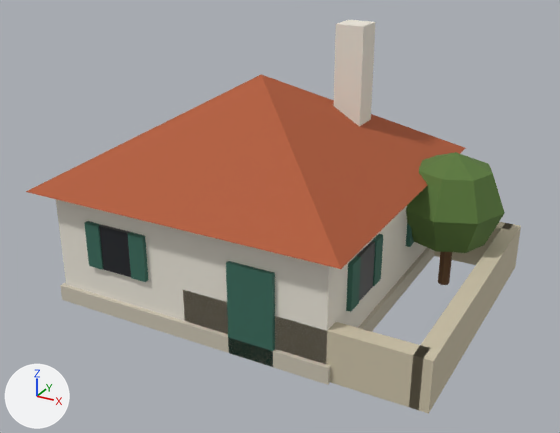
Two versions of the glTF model game/models/biome2/a19_house_8.glb, one commit apart.
Camera for both pictures: a 50 mm camera at (0.94, -1.615, 0.985) aimed at (0.091, -0.071, 0.213). Every picture has the same lights, and +X, +Y and +Z are marked at lower left. The first picture is the older version. Vertices at exactly the same position are counted once.

The scene before the commit, as lines of its bpy script (objects in view):
```python
me_block = bpy.data.meshes.new('block')
me_block.from_pydata(...)  # 243 vertices, 374 faces; spans x -0.409..0.591, y -0.409..0.409, z 0.0..0.659
# faces by material slot: [24, 12, 72, 156, 6, 36, 48, 20]
me_block.materials.append(mat_fh_wall_0)  # white #ede8db
me_block.materials.append(mat_fh_trim)  # light grey #ccc4b3
me_block.materials.append(mat_fh_window)  # black #1f2126
me_block.materials.append(mat_fh_shutter_0)  # dark green #386b5c
me_block.materials.append(mat_fh_tile)  # orange #b35c38
me_block.materials.append(mat_fh_stone)  # beige #ccc2a8
me_block.materials.append(mat_fh_vine)  # dark green #5c7a3d
me_block.materials.append(mat_fh_wood)  # brown #735438
ob_body = bpy.data.objects.new('body', me_block)
ob_body.location = (0.0, 0.0, 0.0)
```
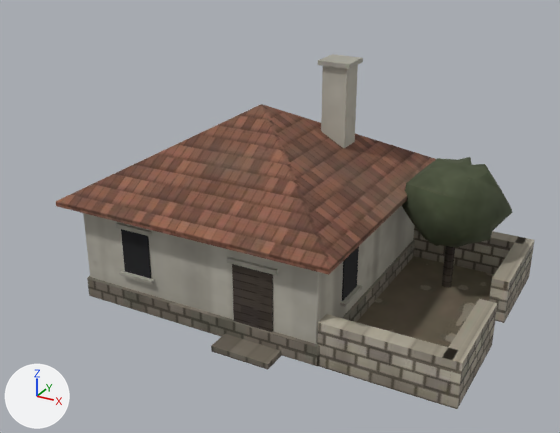
Changed parts and their boxes (x1, y1, x2, y2) in the pictures (560 x 433 px; the box of a moved part takes in the faces that stretch with it):
'body', reshaped, recoloured (10% shorter)
    before: (26, 20, 521, 414)
    after: (56, 54, 534, 409)
part 1 of me_block, added
    after: (121, 229, 151, 278)
part 2 of me_block, added
    after: (116, 223, 152, 236)
part 3 of me_block, added
    after: (119, 270, 155, 284)
part 4 of me_block, added
    after: (232, 264, 273, 332)
part 5 of me_block, added
    after: (227, 257, 277, 275)
part 6 of me_block, added
    after: (211, 334, 282, 369)
part 7 of me_block, added
    after: (342, 246, 359, 301)
part 8 of me_block, added
    after: (340, 285, 362, 307)
part 9 of me_block, added
    after: (321, 65, 358, 148)
part 10 of me_block, added
    after: (318, 54, 363, 69)
part 11 of me_block, added (brown)
    after: (357, 256, 496, 347)
part 12 of me_block, added
    after: (413, 225, 526, 274)
part 13 of me_block, added
    after: (317, 314, 458, 406)
part 14 of me_block, rebuilt (12% wider, 10% shorter)
    before: (406, 152, 505, 253)
    after: (401, 157, 512, 248)
part 15 of me_block, rebuilt (11% narrower, 16% shorter)
    before: (56, 199, 427, 364)
    after: (83, 206, 414, 344)
part 16 of me_block, rebuilt (12% narrower, 8% shorter)
    before: (60, 248, 435, 385)
    after: (87, 240, 415, 366)
part 17 of me_block, rebuilt (14% narrower, 12% shorter)
    before: (26, 74, 466, 269)
    after: (56, 104, 436, 275)
part 18 of me_block, added
    after: (442, 246, 455, 288)
part 19 of me_block, deleted
    before: (84, 20, 513, 410)
part 20 of me_block, moved or reshaped
    before: (409, 223, 521, 414)
    after: (442, 238, 534, 409)

The change, as a list of edits to the scene's bpy script:
```text
Change me_block:
    remove me_block.from_pydata(...)  # 243 vertices, 374 faces; spans x -0.409..0.591, y -0.409..0.409, z 0.0..0.659
    remove me_block.materials.append(mat_fh_wall_0)  # white #ede8db
    remove me_block.materials.append(mat_fh_trim)  # light grey #ccc4b3
    remove me_block.materials.append(mat_fh_window)  # black #1f2126
    remove me_block.materials.append(mat_fh_shutter_0)  # dark green #386b5c
    remove me_block.materials.append(mat_fh_tile)  # orange #b35c38
    remove me_block.materials.append(mat_fh_stone)  # beige #ccc2a8
    remove me_block.materials.append(mat_fh_vine)  # dark green #5c7a3d
    remove me_block.materials.append(mat_fh_wood)  # brown #735438
    add me_block.from_pydata(...)  # 391 vertices, 634 faces; spans x -0.363..0.637, y -0.386..0.363, z 0.0..0.577
    me_block part 1: a new loose piece, a box spanning x -0.2..-0.1218, y -0.3251..-0.3195, z 0.1034..0.2184, in mat_fh_a19_house_8 (picture img_paint_a19_house_8)
    me_block part 2: a new loose piece, a box spanning x -0.2115..-0.1103, y -0.3292..-0.32, z 0.2184..0.2294, in mat_fh_a19_house_8 (picture img_paint_a19_house_8)
    me_block part 3: a new loose piece, a box spanning x -0.2092..-0.1126, y -0.3347..-0.32, z 0.0952..0.1025, in mat_fh_a19_house_8 (picture img_paint_a19_house_8)
    me_block part 4: a new loose piece, a box spanning x 0.1103..0.2115, y -0.3251..-0.3195, z 0.0..0.2023, in mat_fh_a19_house_8 (picture img_paint_a19_house_8)
    me_block part 5: a new loose piece, a box spanning x 0.0989..0.223, y -0.3292..-0.32, z 0.2023..0.2133, in mat_fh_a19_house_8 (picture img_paint_a19_house_8)
    me_block part 6: a new loose piece, a box spanning x 0.087..0.234, y -0.386..-0.322, z 0.0..0.015, in mat_fh_a19_house_8 (picture img_paint_a19_house_8)
    me_block part 7: a new loose piece, a box spanning x 0.3195..0.3251, y -0.2..-0.1218, z 0.1034..0.2184, in mat_fh_a19_house_8 (picture img_paint_a19_house_8)
    me_block part 8: a new loose piece, a box spanning x 0.32..0.3347, y -0.2092..-0.1126, z 0.0952..0.1025, in mat_fh_a19_house_8 (picture img_paint_a19_house_8)
    me_block part 9: a new loose piece, a box spanning x 0.129..0.193, y 0.075..0.139, z 0.276..0.566, in mat_fh_a19_house_8 (picture img_paint_a19_house_8)
    me_block part 10: a new loose piece, a box spanning x 0.12..0.202, y 0.066..0.149, z 0.566..0.577, in mat_fh_a19_house_8 (picture img_paint_a19_house_8)
    me_block part 11: a new loose piece, a box spanning x 0.3218..0.6161, y -0.3218..0.3218, z 0.0..0.0055, in mat_fh_a19_house_8 (picture img_paint_a19_house_8)
    me_block part 12: a new loose piece, a box spanning x 0.322..0.616, y 0.281..0.322, z 0.0..0.11, in mat_fh_a19_house_8 (picture img_paint_a19_house_8)
    me_block part 13: a new loose piece, a box spanning x 0.322..0.616, y -0.322..-0.281, z 0.0..0.11, in mat_fh_a19_house_8 (picture img_paint_a19_house_8)
    me_block part 14: the loose piece of 26 vertices spanning x 0.311..0.58, y 0.047..0.316, z 0.093..0.363 is rebuilt with 62 vertices and now spans x 0.318..0.601, y 0.036..0.282, z 0.125..0.34, in mat_fh_a19_house_8 (picture img_paint_a19_house_8)
    me_block part 15: the loose piece of 8 vertices spanning x -0.363..0.363, y -0.363..0.363, z 0.0..0.311 is rebuilt with 24 vertices and now spans x -0.322..0.322, y -0.322..0.322, z 0.0..0.276, in mat_fh_a19_house_8 (picture img_paint_a19_house_8)
    me_block part 16: the loose piece of 8 vertices spanning x -0.373..0.373, y -0.373..0.373, z 0.0..0.041 is rebuilt with 24 vertices and now spans x -0.327..0.327, y -0.327..0.327, z 0.0..0.055, in mat_fh_a19_house_8 (picture img_paint_a19_house_8)
    me_block part 17: the loose piece of 5 vertices spanning x -0.409..0.409, y -0.409..0.409, z 0.301..0.543 is rebuilt with 9 vertices and now spans x -0.363..0.363, y -0.363..0.363, z 0.256..0.469, in mat_fh_a19_house_8 (picture img_paint_a19_house_8)
    me_block part 18: a new loose piece of 16 vertices spanning x 0.447..0.473, y 0.148..0.174, z 0.0..0.184, in mat_fh_a19_house_8 (picture img_paint_a19_house_8)
    me_block part 19: 23 loose pieces with 188 vertices, spanning x -0.374..0.57, y -0.374..0.374, z 0.0..0.659, are deleted
    me_block part 20: 8 vertices removed from x 0.549..0.591, y -0.363..0.363, z 0.0..0.124; 16 vertices added at x 0.595..0.637, y -0.322..0.322, z 0.0..0.11
    other edits to the shape of me_block do not show in these pictures
    add me_block.materials.append(mat_fh_a19_house_8)  # picture img_paint_a19_house_8
```
